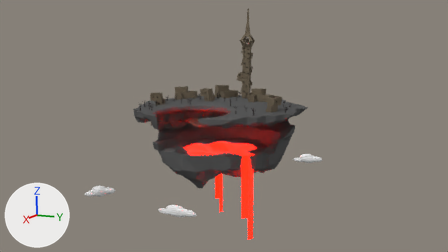
An edit to the Blender file ej1-7.blend, drawn before and after from the same camera.
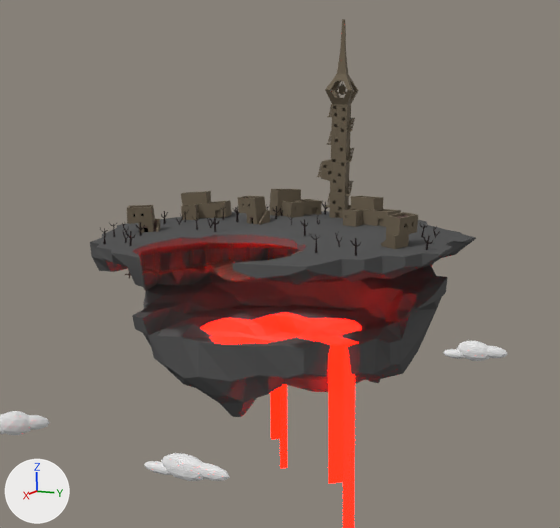
Old and new are each drawn from the file's camera 'Camera' and again close up on the part from 21% to 77% of the width and 0% to 95% of the height. Lighting does not change. The marker at lower left points along +X, +Y and +Z.

Before the edit, the objects in view are built like this:
```python
me_cono_001 = bpy.data.meshes.new('Cono.001')
me_cono_001.from_pydata(...)  # 768 vertices, 784 faces; spans x -12.2..11.6, y -12.1..12.8, z -4.7..7.1
me_cono_001.materials.append(mat_tierra)  # dark grey #5a5a5a
me_cubo_001 = bpy.data.meshes.new('Cubo.001')
me_cubo_001.from_pydata(...)  # 192 vertices, 162 faces; spans x -10.1..11.5, y -8.2..6.2, z -37.5..41.2
# faces by material slot: [89, 5, 68]
me_cubo_001.materials.append(mat_house_clay)  # brown #6e6453
me_cubo_001.materials.append(mat_house_windows)
me_cubo_001.materials.append(mat_house_wood)  # brown #573f39
me_plano_002 = bpy.data.meshes.new('Plano.002')
me_plano_002.from_pydata(...)  # 20 vertices, 11 faces; spans x -0.85..0.69, y -0.48..0.74, z -12.43..0.27
me_plano_002.materials.append(mat_lava_glow)  # red #dd2000
ob_casa1_002 = bpy.data.objects.new('Casa1.002', me_cubo_001)
ob_casa1_002.location = (-3.54, -8.08, 1.35)
ob_casa1_002.rotation_euler = (0.0217, 0.0687, 0.401)  # degrees (1.2, 3.9, 23)
ob_casa1_002.scale = (0.0523, 0.15, 0.0243)
ob_cono_002 = bpy.data.objects.new('Cono.002', me_cono_001)
ob_cono_002.location = (-7.08, 0.7, -3.73)
ob_cono_002.rotation_euler = (3.142, 0.0, 0.0)  # degrees (180, 0, 0)
ob_cono_002.scale = (1.06, 1.06, 1.06)
ob_plano_002 = bpy.data.objects.new('Plano.002', me_plano_002)
ob_plano_002.location = (-3.53, 2.11, -7.48)
ob_plano_002.scale = (0.641, 0.641, 0.641)
# also in view: 'Casa1.003' at (-3.4, 10.8, 1.6); 'nube.001' at (-32.5, -23.4, -29.5); 'Torre completa.003' at (-12.5, 2.8, 8.0); 'nube.002' at (-54.6, 2.3, -19.0); 'Plano.001' at (-2.0, 7.5, -12.0)
```
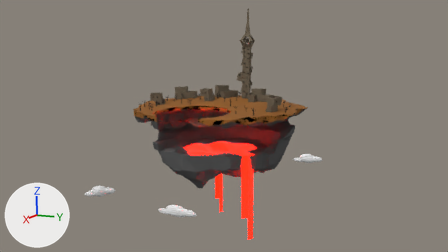
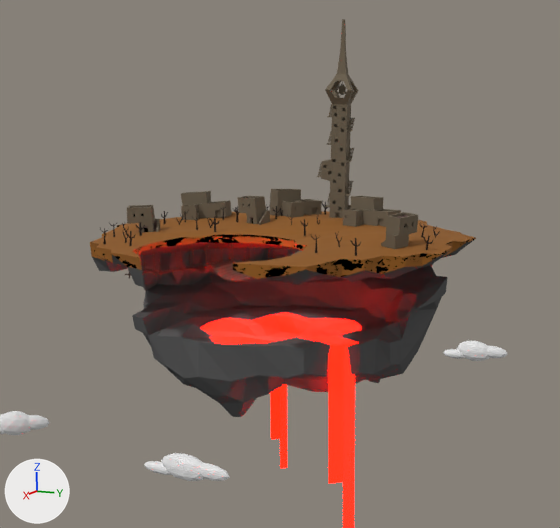
Boxes (x1, y1, x2, y2) around the edits, measured in the close-ups (560 x 528 px):
part 1 of me_cono_001, recoloured (grey to brown)
    both: (91, 211, 475, 267)
part 2 of me_cono_001, recoloured
    both: (90, 225, 476, 279)

What changed in the scene script:
```text
Add mat_grass:
    mat_grass = principled_material('grass')
    mat_grass.base_color = (0.281, 0.102, 0.0102)  # brown #905a1a
    mat_grass.roughness = 1.0
Add mat_grass_transition:
    mat_grass_transition = bpy.data.materials.new('grass_transition')
    # nodes: BsdfPrincipled, FloatCurve, Math, MixShader, NewGeometry, OutputMaterial, SeparateXYZ, TexNoise
    # colours: brown #905a1a
Change me_cono_001:
    where me_cono_001.from_pydata(...)  # 768 vertices, 784 faces; spans x -12.2..11.6, y -12.1..12.8, z -4.7..7.1
    used by ob_cono_002; location = (-7.08, 0.7, -3.73); rotation_euler = (3.142, 0.0, 0.0), in degrees (180, 0, 0); scale = (1.06, 1.06, 1.06)
    me_cono_001 part 1: all 130 faces centred in x -11.7..10.8, y -11.7..12.4, z -4.6..-3.8 switch from mat_tierra (dark grey #5a5a5a) to mat_grass (brown #905a1a)
    me_cono_001 part 2: 76 of the faces centred in x -12.1..11.2, y -12.1..12.8, z -3.8..-2.2 switch from mat_tierra (dark grey #5a5a5a) to mat_grass_transition
```
